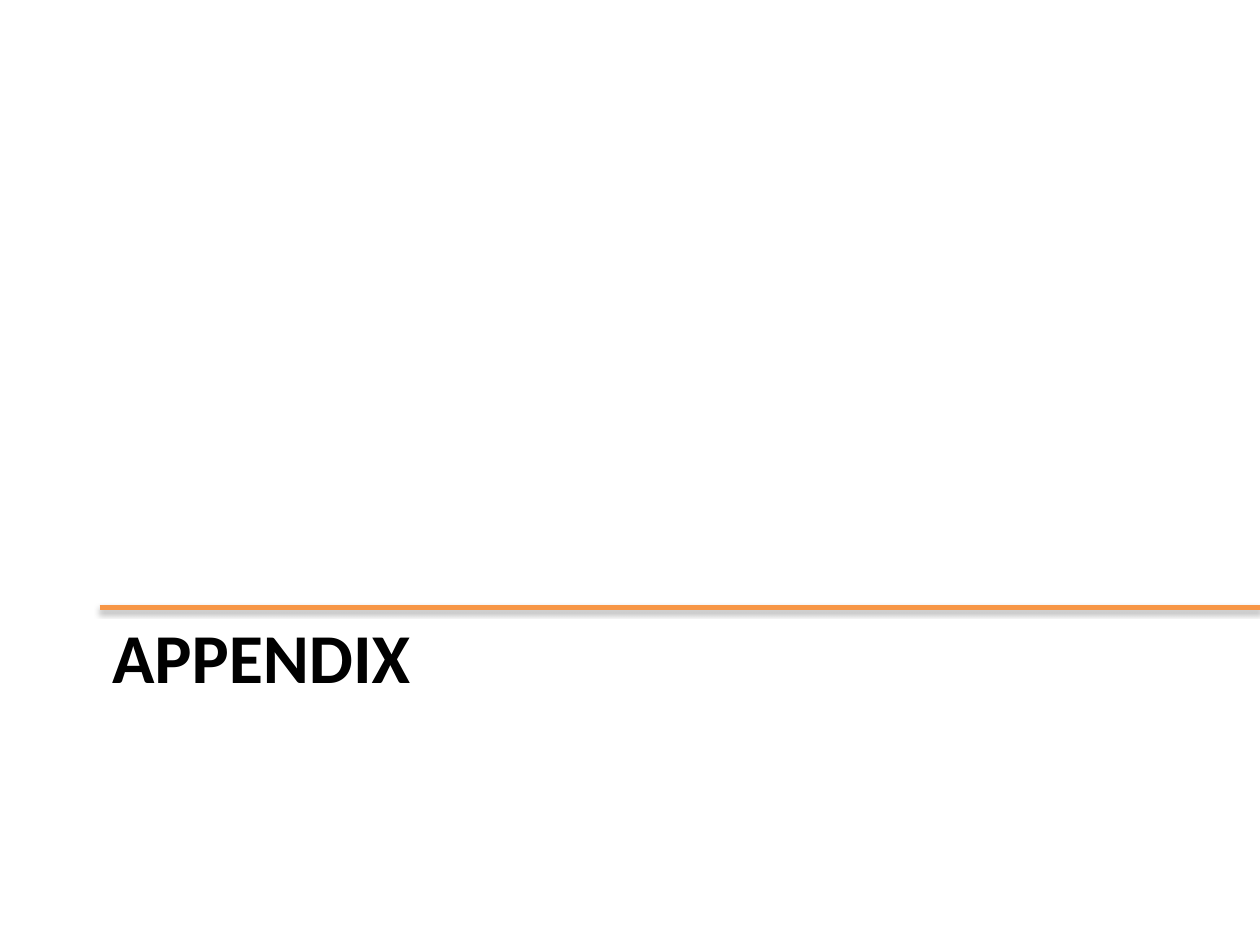
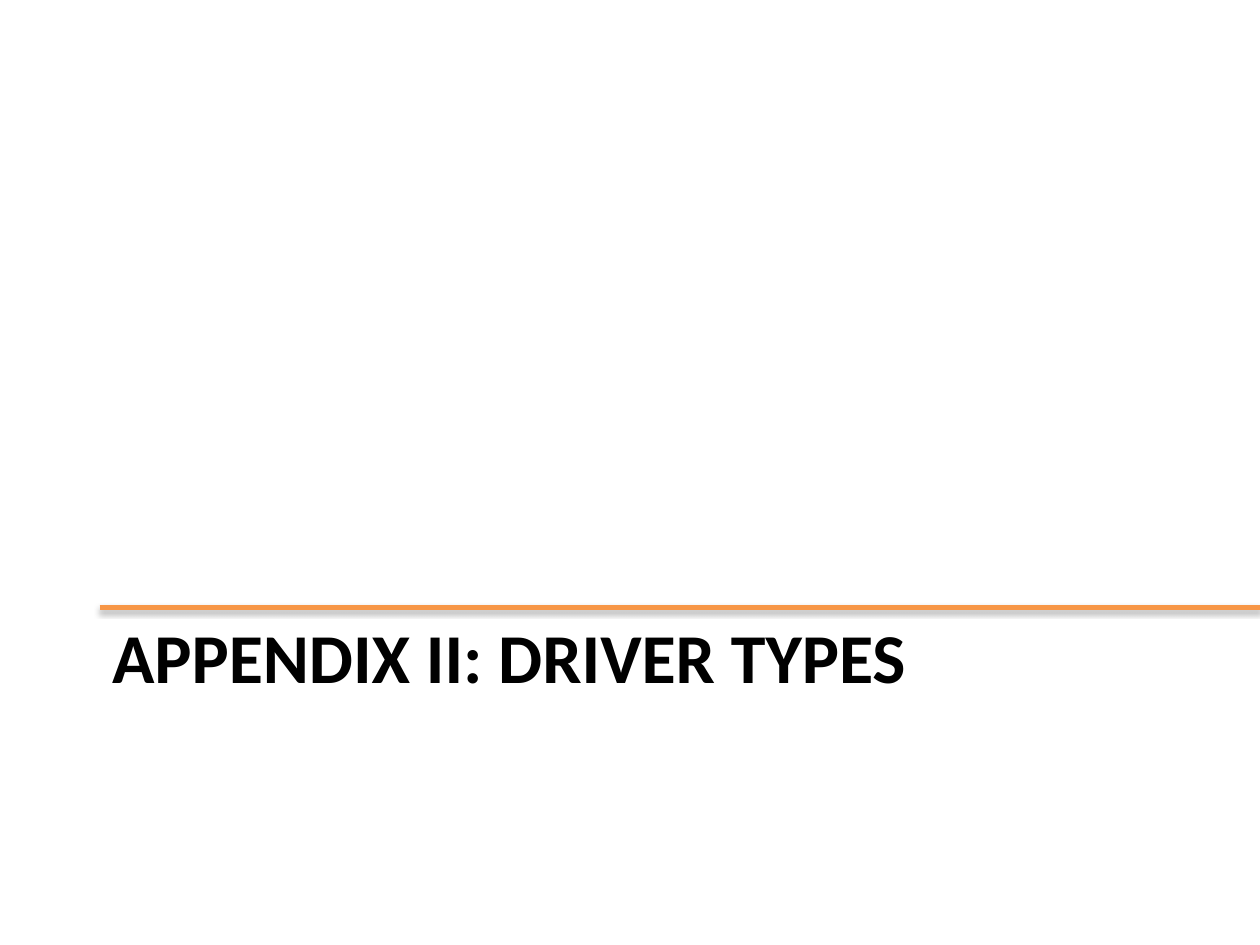
Before and after one commit to giordy97/Programmazione_Oggetti, a slide deck: slide 43 of slides/ppt/08_JDBC.pptx. Drawn at 1260x945 pixels with LibreOffice and Linux fonts; fonts in the diff are those of the drawing; background and template pictures are left out. Boxes give left, top, right and bottom in pixels: in the first picture for what was removed or moved away, otherwise in the second. Text is boxed around its words. In the diff, an @@ line names an element or a change of style, - is before the commit and + after.

```diff
--- a/slides/ppt/08_JDBC.pptx
+++ b/slides/ppt/08_JDBC.pptx
@@ title at (112,637,906,684): text changed @@
-APPENDIX
+APPENDIX II: DRIVER TYPES
```
Also in this commit, not shown: 6 other slides changed, 3 other files.
